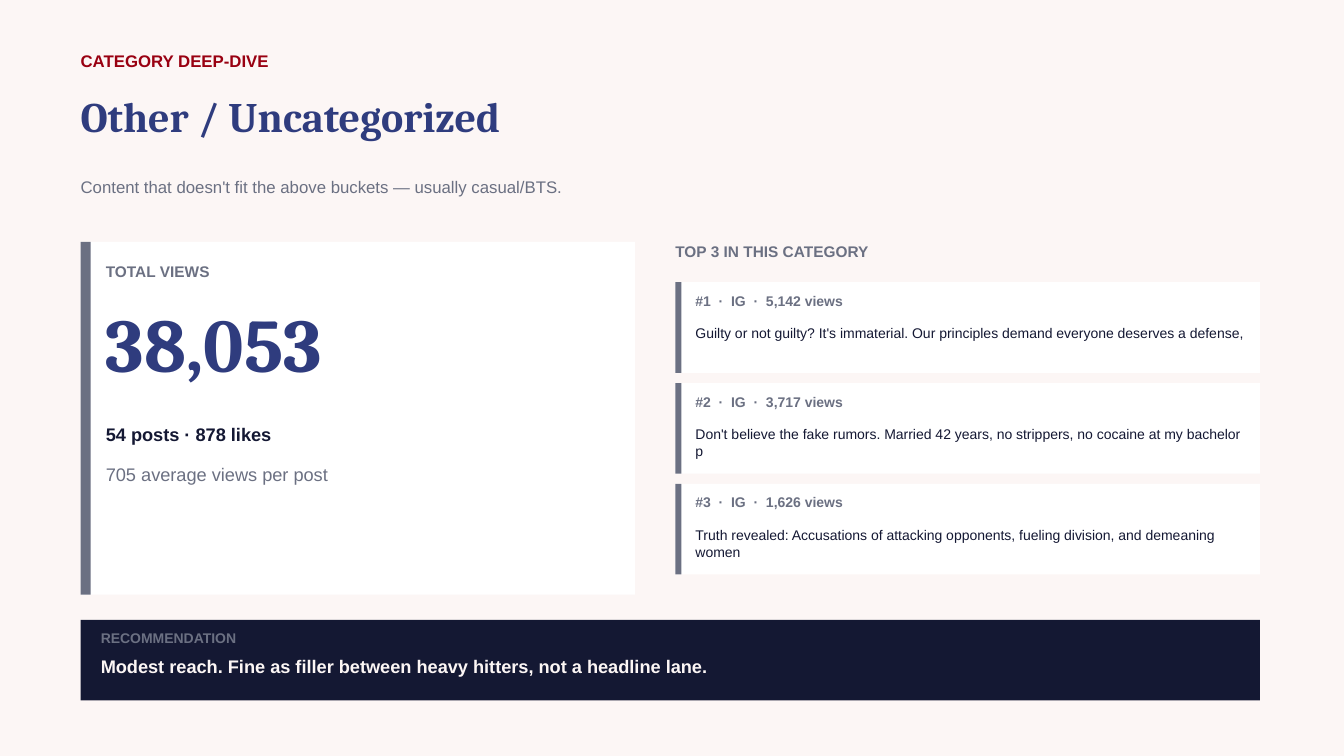
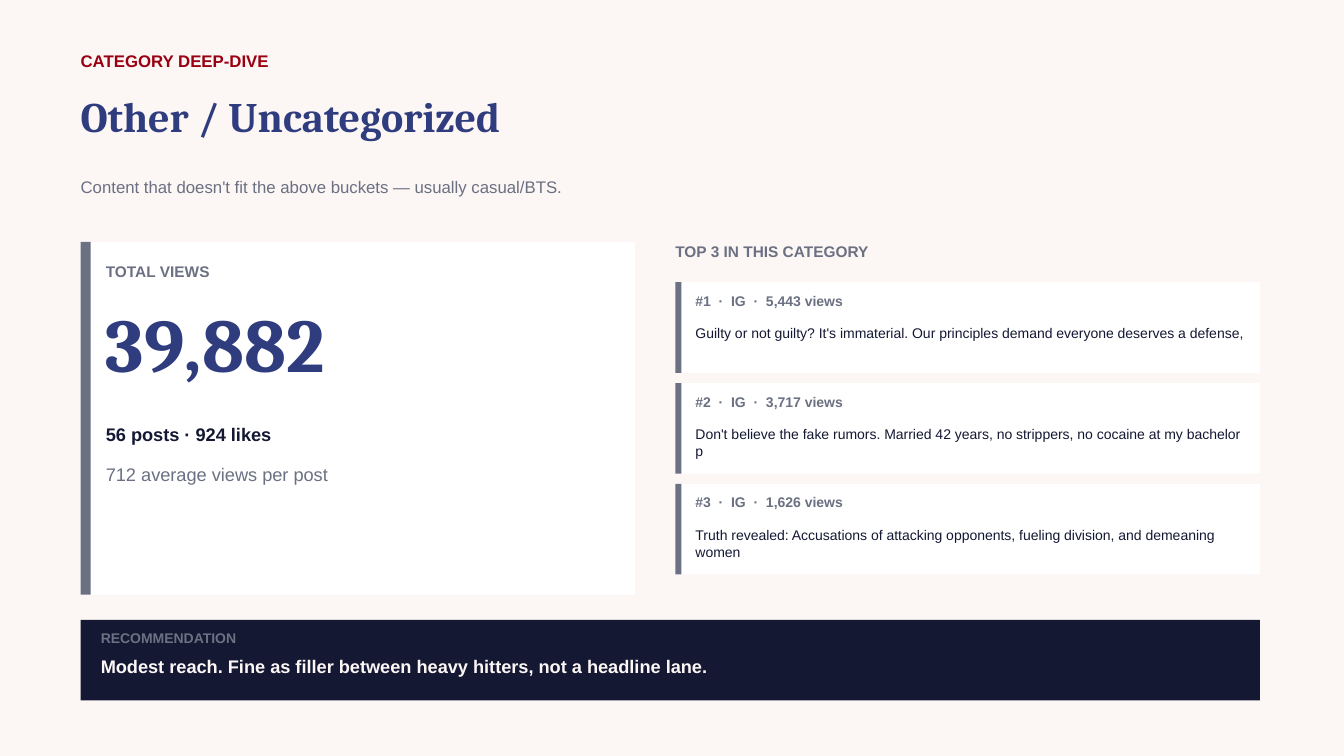
Before and after one commit to zvmmer/talking-downey-kpis, a slide deck: slide 6 of SPONSOR_CONTENT_REPORT.pptx. Drawn at 1344x756 pixels with LibreOffice and Linux fonts; fonts in the diff are those of the drawing. Boxes give left, top, right and bottom in pixels: in the first picture for what was removed or moved away, otherwise in the second. Text is boxed around its words. In the diff, an @@ line names an element or a change of style, - is before the commit and + after.

```diff
--- a/SPONSOR_CONTENT_REPORT.pptx
+++ b/SPONSOR_CONTENT_REPORT.pptx
@@ text at (695, 296, 843, 308): text changed @@
-#1 · IG · 5,142 views
+#1 · IG · 5,443 views
@@ text at (106, 320, 325, 383): text changed @@
-38,053
+39,882
@@ text at (106, 427, 271, 445): text changed @@
-54 posts · 878 likes
+56 posts · 924 likes
@@ text at (106, 468, 328, 485): text changed @@
-705 average views per post
+712 average views per post
```
Also in this commit, not shown: 12 other slides changed, 5 other files.
